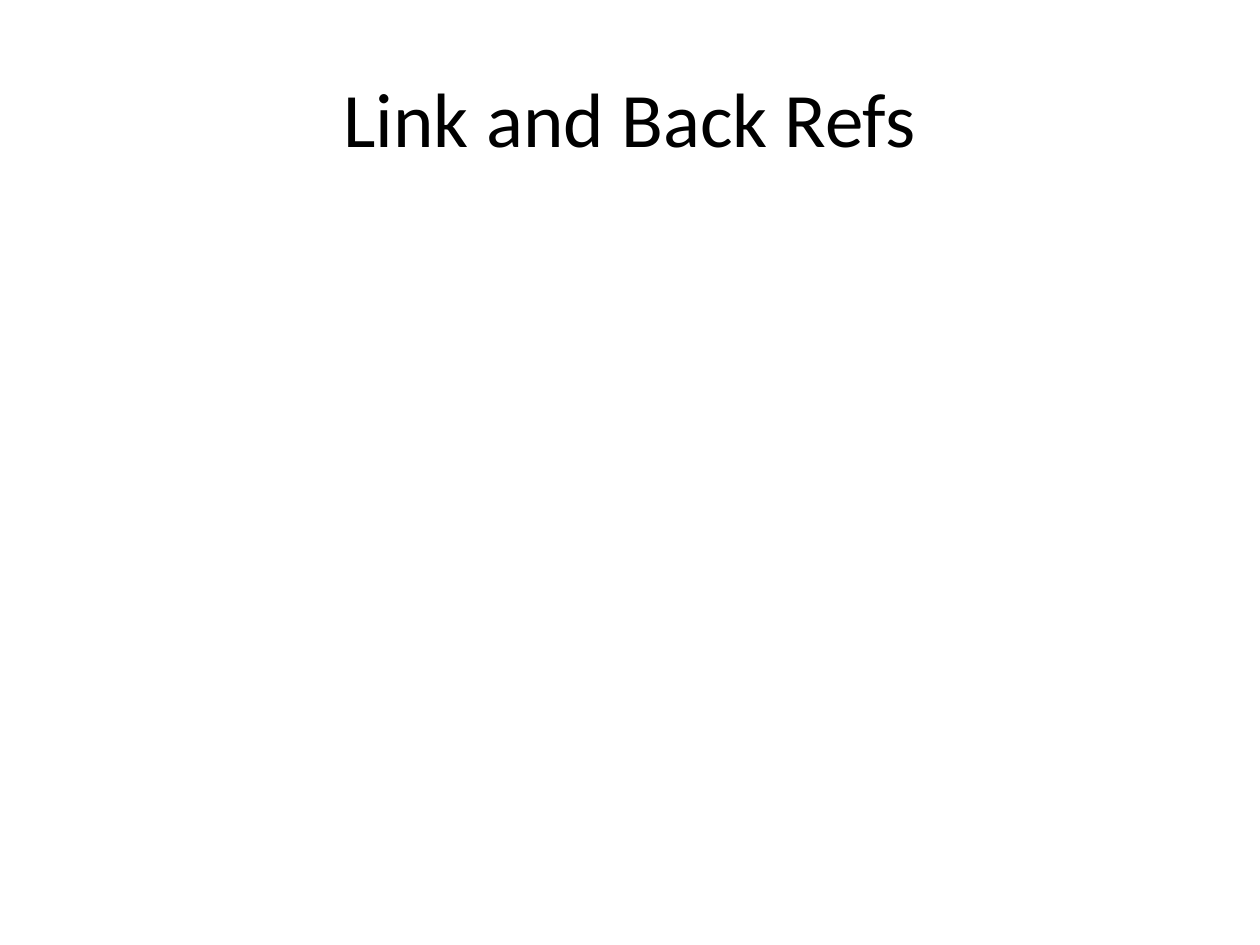
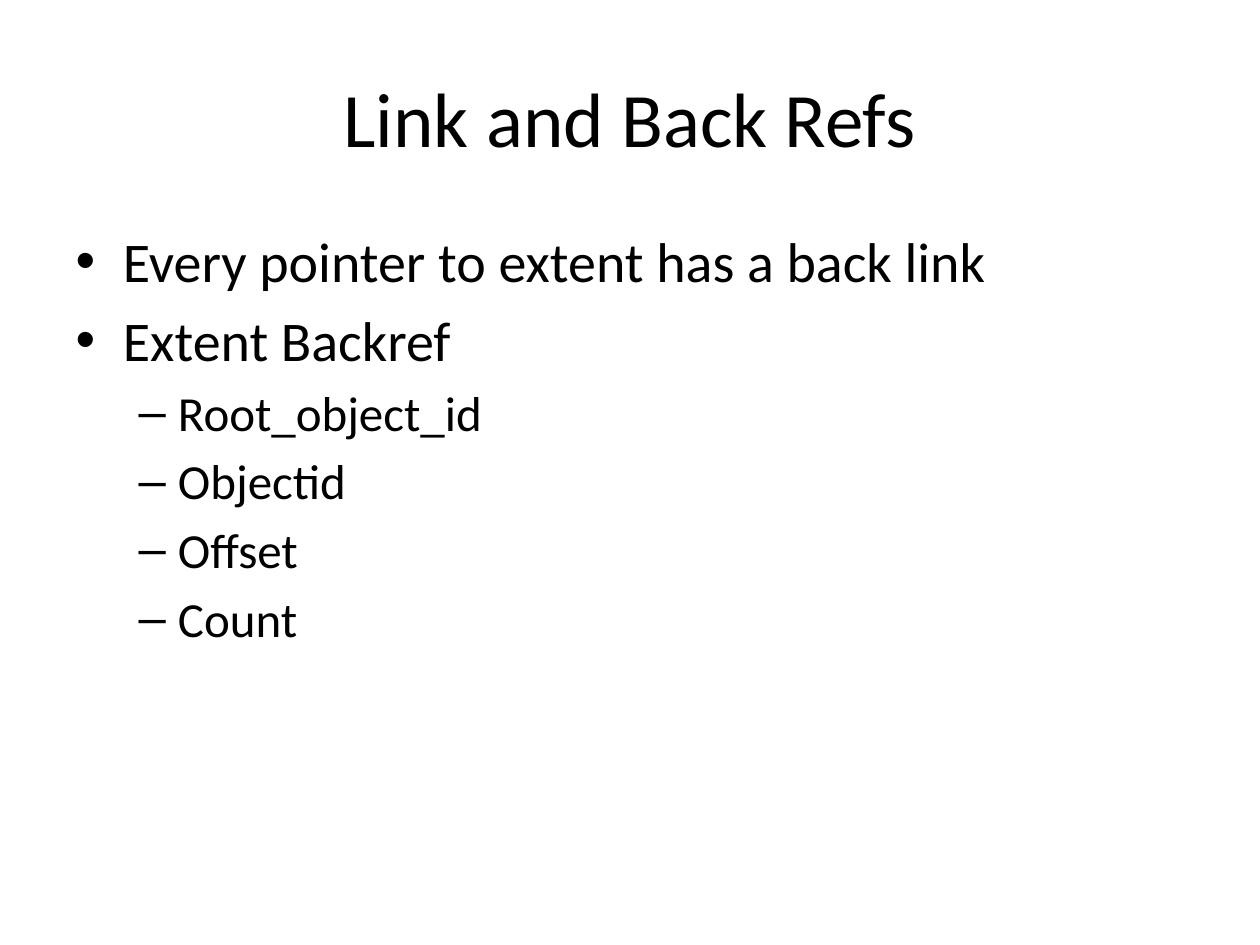
Before and after one commit to liujinmarshall/btrfs-doc, a slide deck: slide 23 of Bacik.pptx (slide 22 before the commit). Drawn at 1260x945 pixels with LibreOffice and Linux fonts; fonts in the diff are those of the drawing. Boxes give left, top, right and bottom in pixels: in the first picture for what was removed or moved away, otherwise in the second. Text is boxed around its words. In the diff, an @@ line names an element or a change of style, - is before the commit and + after.

```diff
--- a/Bacik.pptx
+++ b/Bacik.pptx
@@ text added at (123, 243, 985, 638), 32 pt, text #000000 @@
+• Every pointer to extent has a back link
+• Extent Backref
+  – Root_object_id
+  – Objectid
+  – Offset
+  – Count
```
Also in this commit, not shown: 1 other slide changed, 2 slides added, 1 slide removed.
